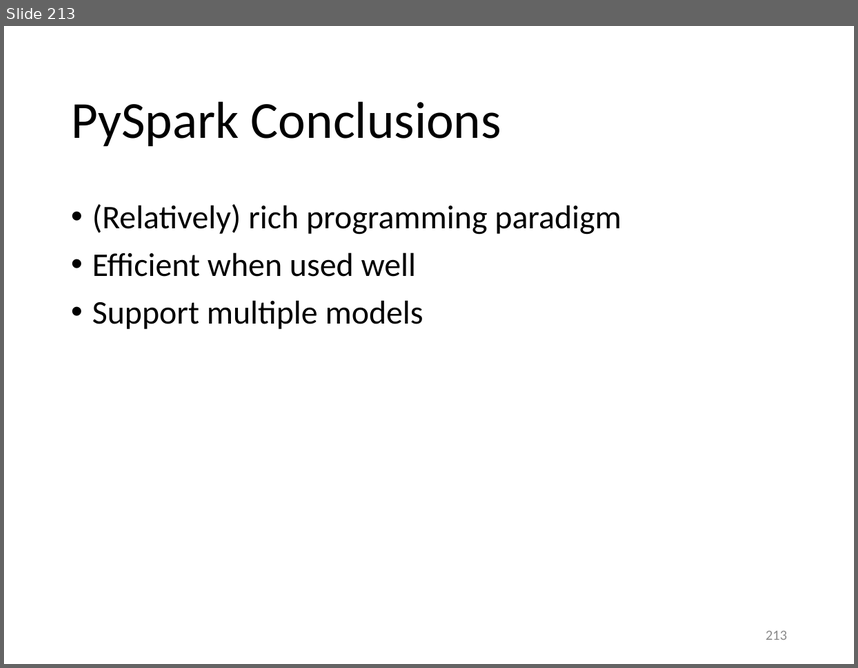
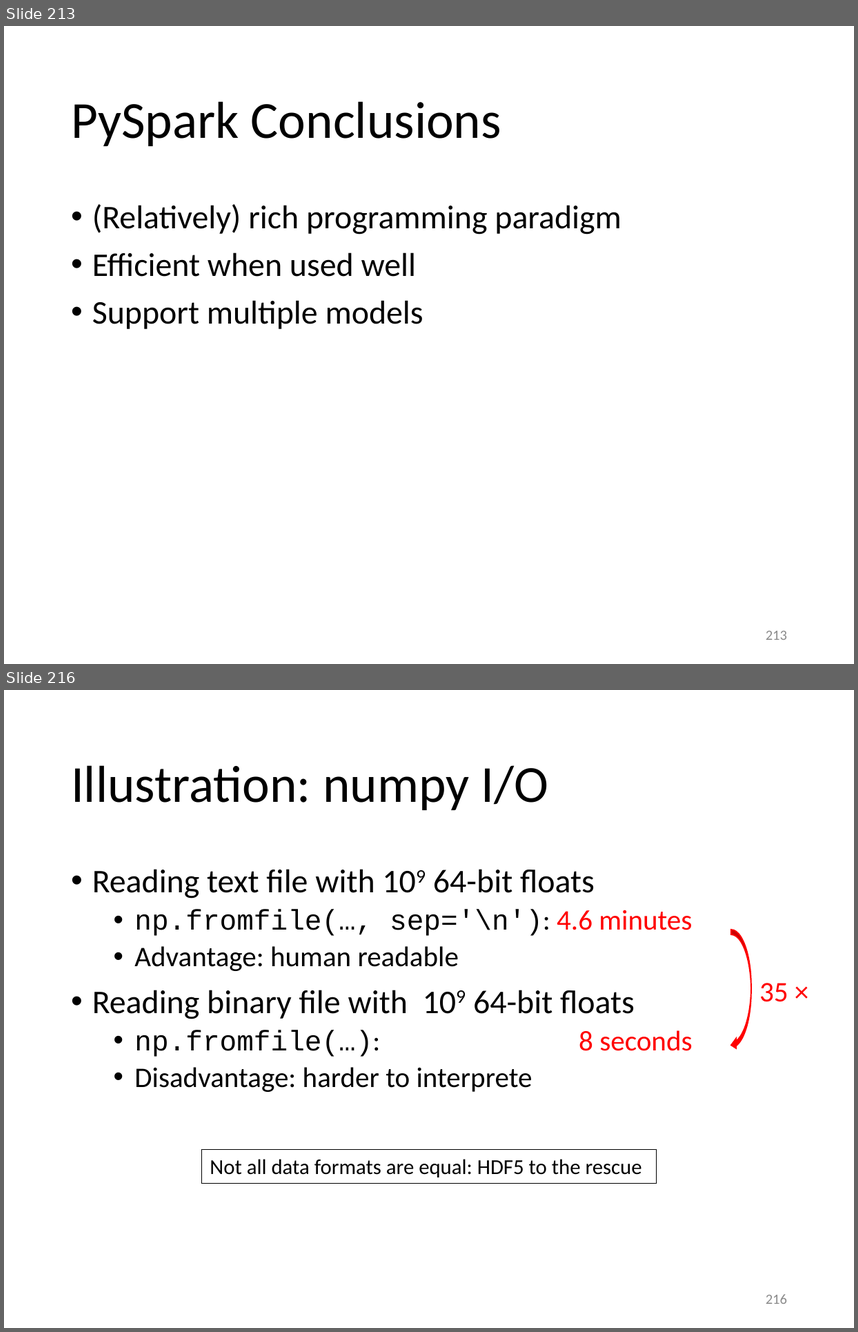
Before and after one commit to gjbex/Python-for-HPC, a slide deck: python_for_hpc.pptx. Shown one above the other, each under a label of ours: slide 213 before the commit, slides 213 and 216 after it; the slides between them are not shown. The pictures are 858x668 and 858x1332 pixels, drawn with LibreOffice and Linux fonts; fonts in the diff are those of the drawing. Boxes give left, top, right and bottom in pixels: in the first picture for what was removed or moved away, otherwise in the second. Text is boxed around its words. In the diff, an @@ line names an element or a change of style, - is before the commit and + after.

```diff
--- a/python_for_hpc.pptx
+++ b/python_for_hpc.pptx
@@ slide 216 added at box(4, 690, 854, 1328), background #FFFFFF @@
@@ title added at box(71, 765, 548, 810), 44 pt, text #000000 @@
+Illustration: numpy I/O
@@ text added at box(92, 869, 692, 1092), 24 pt, text #000000 @@
+• Reading text file with 109 64-bit floats
+  • np.fromfile(…, sep='\n'): 4.6 minutes
+  • Advantage: human readable
+• Reading binary file with 109 64-bit floats
+  • np.fromfile(…): 8 seconds
+  • Disadvantage: harder to interprete
@@ curved left arrow added at box(731, 929, 751, 1050), fill #FF0000, outline #FF0000 1 pt @@
@@ text added at box(760, 983, 789, 1002), 24 pt, text #FF0000 @@
+35 ×
@@ rectangle added at box(201, 1149, 656, 1183), outline #000000 0.75 pt, 18 pt, text #000000 @@
+Not all data formats are equal: HDF5 to the rescue
@@ page number added at box(766, 1294, 787, 1303), 12 pt, text #8C8C8C @@
+216
```
Also in this commit, not shown: 14 other slides added.
